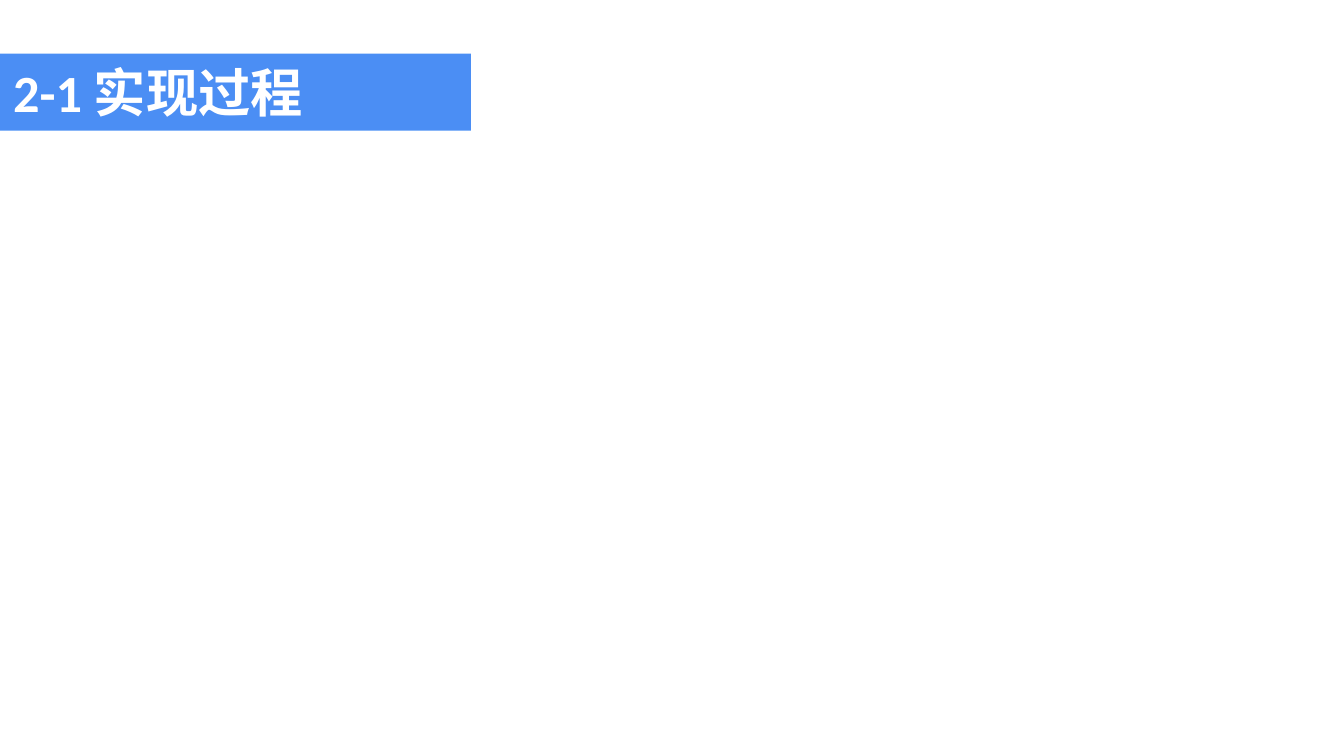
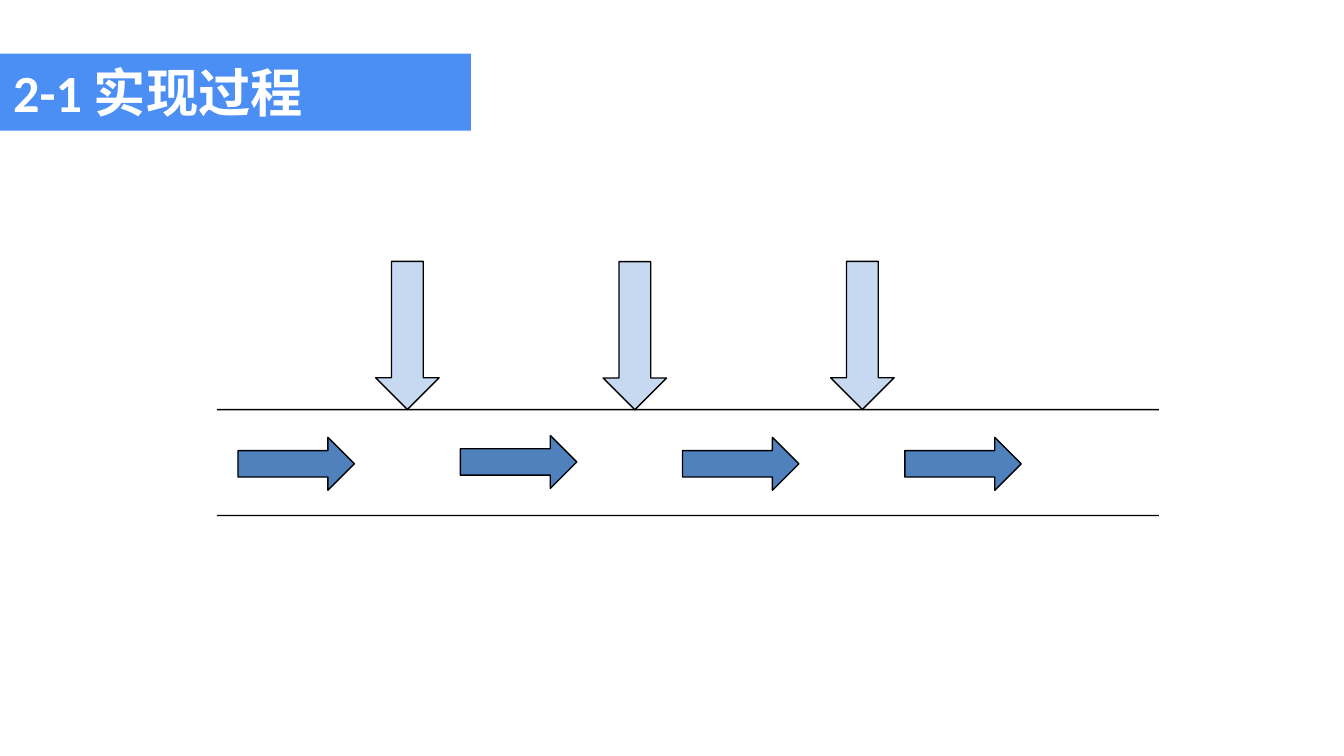
Before and after one commit to AlanZhang001/angularjs, a slide deck: slide 13 of angular-share/angular分享.ppt (slide 12 before the commit). Drawn at 1344x756 pixels with LibreOffice and Linux fonts; fonts in the diff are those of the drawing. Boxes give left, top, right and bottom in pixels: in the first picture for what was removed or moved away, otherwise in the second. Text is boxed around its words. In the diff, an @@ line names an element or a change of style, - is before the commit and + after.

```diff
--- a/angular-share/angular分享.ppt
+++ b/angular-share/angular分享.ppt
@@ down arrow added at box(376, 262, 439, 410), fill #C6D9F1, outline #000000 0.74 pt @@
@@ down arrow added at box(603, 262, 667, 410), fill #C6D9F1, outline #000000 0.74 pt @@
@@ down arrow added at box(831, 262, 894, 410), fill #C6D9F1, outline #000000 0.74 pt @@
@@ line added from (216, 410) to (1159, 410), #000000 0.74 pt @@
@@ right arrow added at box(238, 438, 355, 491), fill #4F81BD, outline #000000 0.74 pt @@
@@ right arrow added at box(461, 435, 578, 488), fill #4F81BD, outline #000000 0.74 pt @@
@@ right arrow added at box(683, 438, 800, 491), fill #4F81BD, outline #000000 0.74 pt @@
@@ right arrow added at box(905, 438, 1021, 491), fill #4F81BD, outline #000000 0.74 pt @@
@@ line added from (216, 516) to (1159, 516), #000000 0.74 pt @@
```
Also in this commit, not shown: 9 other slides changed, 1 slide added, 7 other files.
